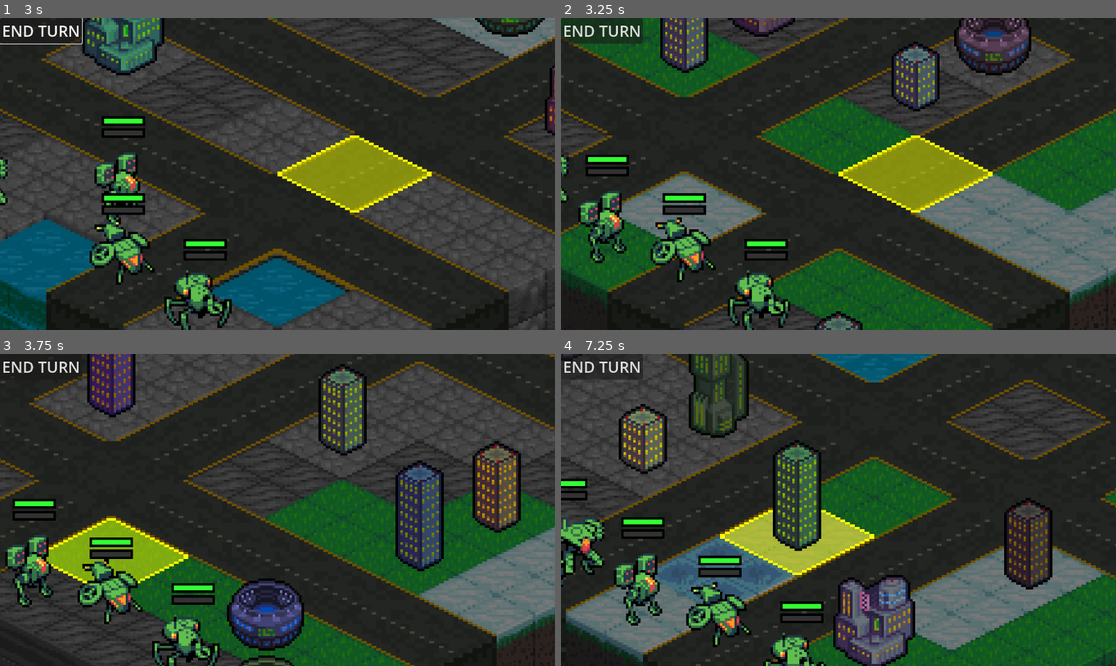
Above: before the commit, frames 1-4 (two rows, left to right).
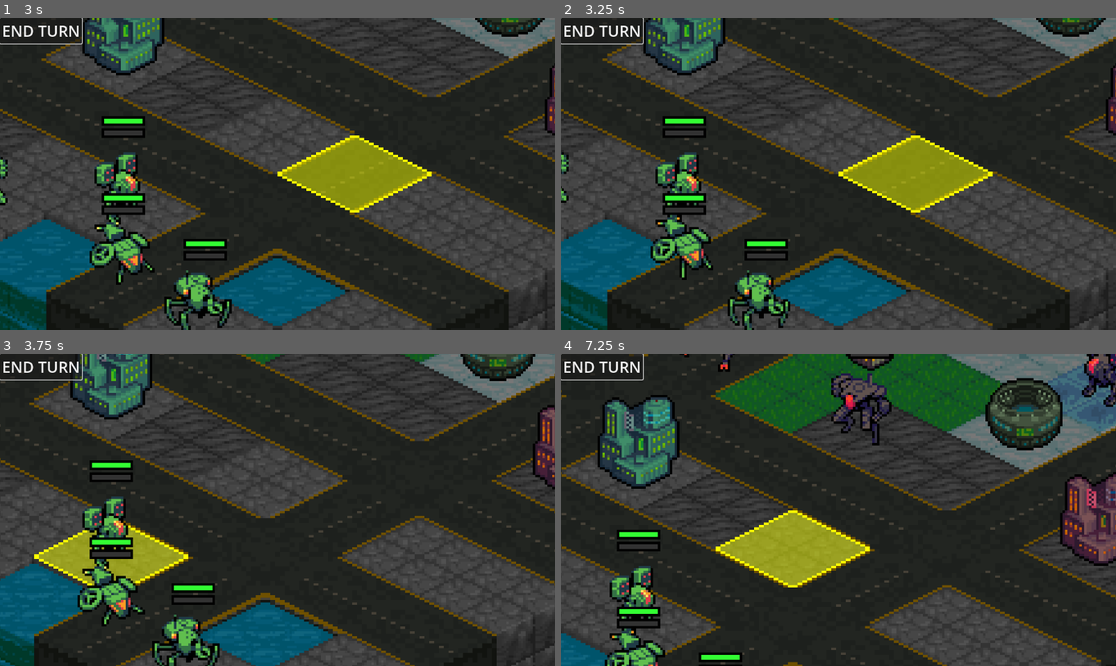
Above: after the commit, the same moments.

Repository: Tekknobot/Terrain
Game: Godot game, scene res://Scenes/Main.tscn
The game is run twice, just before and just after one commit, with the same random seed, the same clock (stepped at 60 frames per second) and the same inputs.
Inputs (mouse positions are in pixels of both pictures, inside the frame that each line leads up to):
- Up to frame 1 (3 s): click "END TURN" at 0.5 s; click "END TURN" at 1.25 s; click "END TURN" at 2 s; tap Enter at 2.75 s; move the mouse to (399, 158) at 2.77 s; tap 1 at 2.85 s; click (399, 158) at 2.92 s
- Up to frame 2 (3.25 s): tap Space at 3.02, 3.05 s
- Up to frame 3 (3.75 s): tap Space at 3.32 s; drag from (166, 525) to (44, 606) at 3.52 s
- Up to frame 4 (7.25 s): move the mouse to (894, 441) at 4.27 s; tap 1 at 4.35 s; click (894, 441) at 4.42 s; tap Space at 4.55, 5.85, 6.02, 6.32 s; drag from (810, 572) to (683, 644) at 5.02 s; move the mouse to (1005, 556) at 5.77 s; click (1005, 556) at 5.92 s; drag from (672, 463) to (760, 528) at 6.52 s

Frame 1 is identical in both runs. In frame 2, 46% of the frame differs, in the area x 0-100%, y 0-100%; in frame 3, 52%; in frame 4, 71%.
Error before the commit: Invalid access to property or key 'process_frame' on a base object of type 'null instance'. (res://Scripts/Unit.gd:78)

Commit message:
Trigger an adjacent attack when you’re in attack click adjacent enemy.

Diff:
--- a/Scripts/BattleGrid.gd
+++ b/Scripts/BattleGrid.gd
@@ -73,29 +73,34 @@
 func _input(event):
 	if event is InputEventMouseButton and event.pressed:
 		var mouse_tile = local_to_map(to_local(Vector2(get_global_mouse_position().x, get_global_mouse_position().y + 16)))
-		if moving == true:
+		if moving:
 			return
 
 		if event.button_index == MOUSE_BUTTON_LEFT:
-			# Left click → select or move (movement only)
-			if selected_unit and highlighted_tiles.has(mouse_tile) and showing_attack == false:
-				_move_selected_to(mouse_tile)
-			else:
-				_select_unit_at_mouse()
+			if selected_unit:
+				# Check if we're in attack mode.
+				if showing_attack:
+					var enemy = get_unit_at_tile(mouse_tile)
+					# Ensure there is an enemy unit on the clicked tile and that it's adjacent.
+					if enemy and not enemy.is_player and manhattan_distance(selected_unit.tile_pos, enemy.tile_pos) == 1:
+						# Call your attack method on the selected unit.
+						selected_unit.auto_attack_adjacent()
+						showing_attack = false
+						_clear_highlights()
+						play_attack_sound(to_global(map_to_local(enemy.tile_pos)))
+						return
+				# If not in attack mode, then move if the tile is highlighted.
+				elif highlighted_tiles.has(mouse_tile):
+					_move_selected_to(mouse_tile)
+					return
+			_select_unit_at_mouse()
 
 		elif event.button_index == MOUSE_BUTTON_RIGHT:
-			# Right click → show attack range only, don't change selected unit
+			# Right click sets up attack mode.
 			if selected_unit:
 				showing_attack = true
 				_clear_highlights()
 				_show_range_for_selected_unit()
-
-	elif event is InputEventKey and event.pressed:
-		match event.keycode:
-			KEY_SPACE:
-				get_tree().reload_current_scene()
-			KEY_1:
-				toggle_borders()
 
 
 var borders_visible := false
--- a/project.godot
+++ b/project.godot
@@ -22,6 +22,7 @@
 [display]
 
 window/size/mode=2
+window/size/initial_position_type=3
 window/stretch/scale_mode="integer"
 
 [rendering]
